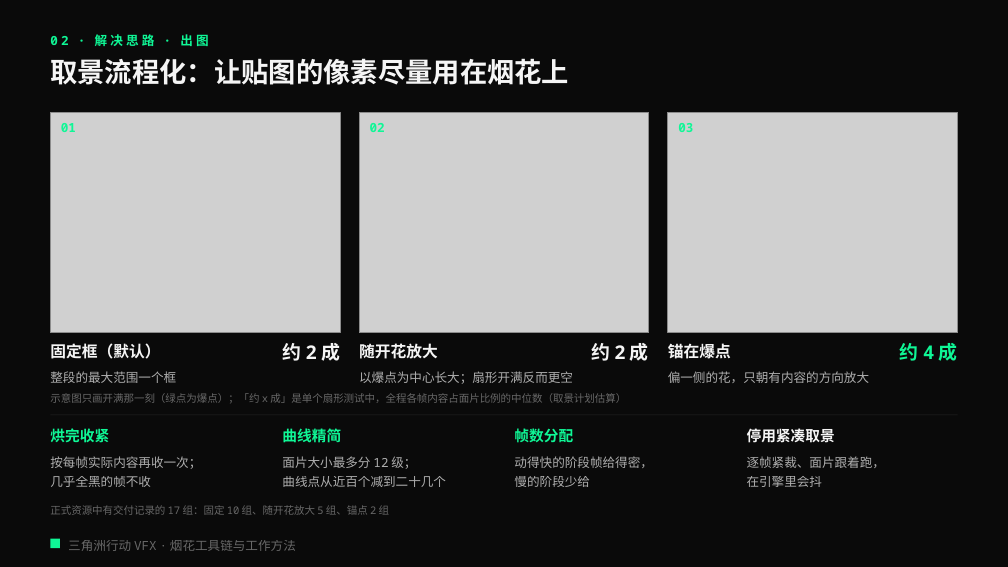
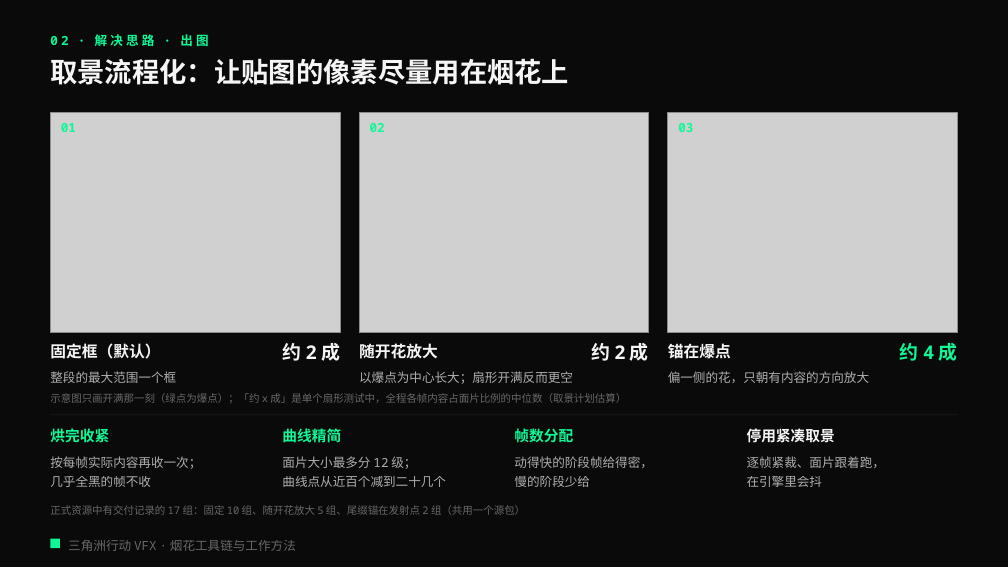
Before and after one commit to loccmaiii-lang/FireWorksLab, a slide deck: slide 8 of 协作/提示词/分享PPT交接_2026-10-29/第三版交付/烟花秀AI全流程_第三版.pptx. Drawn at 1008x567 pixels with LibreOffice and Linux fonts; fonts in the diff are those of the drawing; grey boxes stand for pictures. Boxes give left, top, right and bottom in pixels: in the first picture for what was removed or moved away, otherwise in the second. Text is boxed around its words. In the diff, an @@ line names an element or a change of style, - is before the commit and + after.

```diff
--- a/协作/提示词/分享PPT交接_2026-10-29/第三版交付/烟花秀AI全流程_第三版.pptx
+++ b/协作/提示词/分享PPT交接_2026-10-29/第三版交付/烟花秀AI全流程_第三版.pptx
@@ text at bbox=[50, 505, 525, 515]: text changed @@
-正式资源中有交付记录的 17 组：固定 10 组、随开花放大 5 组、锚点 2 组
+正式资源中有交付记录的 17 组：固定 10 组、随开花放大 5 组、尾缀锚在发射点 2 组（共用一个源包）
```
Also in this commit, not shown: 1 other slide changed, 1 other file.
